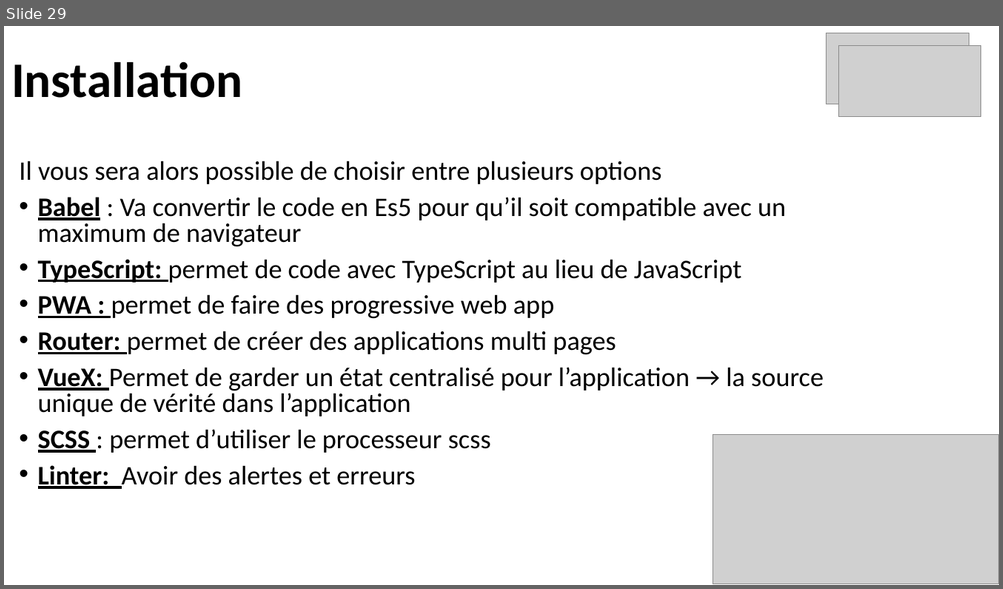
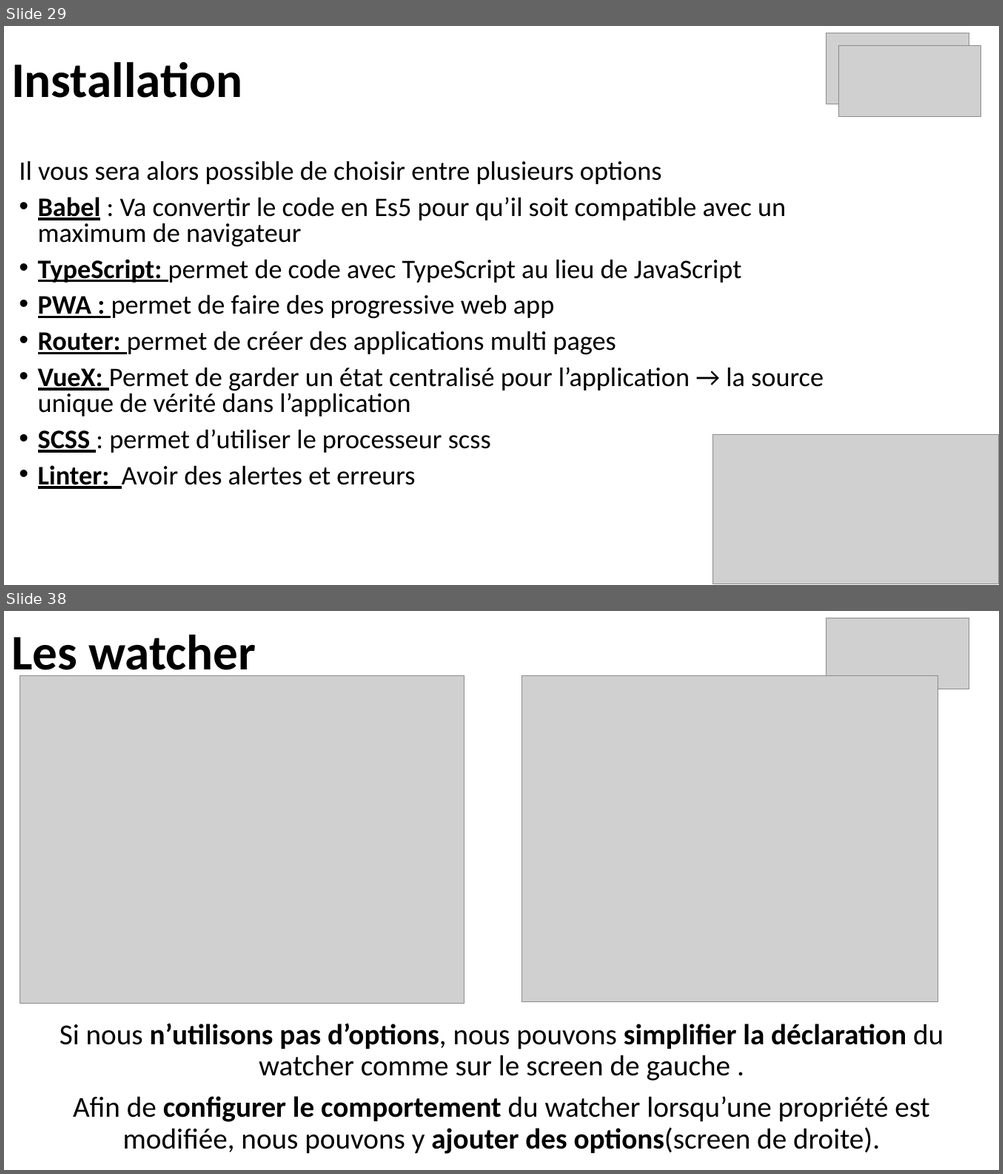
Before and after one commit to ArMb57/vueJs, a slide deck: cours.pptx. Shown one above the other, each under a label of ours: slide 29 before the commit, slides 29 and 38 after it; the slides between them are not shown. The pictures are 1003x589 and 1003x1174 pixels, drawn with LibreOffice and Linux fonts; fonts in the diff are those of the drawing; grey boxes stand for pictures. Boxes give left, top, right and bottom in pixels: in the first picture for what was removed or moved away, otherwise in the second. Text is boxed around its words. In the diff, an @@ line names an element or a change of style, - is before the commit and + after.

```diff
--- a/cours.pptx
+++ b/cours.pptx
@@ slide 38 added at [4,611,999,1170], background #FFFFFF @@
@@ picture added at [826,618,969,689] @@
@@ title added at [11,635,256,681], 48 pt, text #000000, bold @@
+Les watcher
@@ picture added at [20,675,464,1003] @@
@@ picture added at [522,675,938,1002] @@
@@ text added at [60,1023,943,1154], 28 pt, text #000000 @@
+Si nous n’utilisons pas d’options, nous pouvons simplifier la déclaration du watcher comme sur le screen de gauche .
+Afin de configurer le comportement du watcher lorsqu’une propriété est modifiée, nous pouvons y ajouter des options(screen de droite).
```
Also in this commit, not shown: 49 other slides added.
